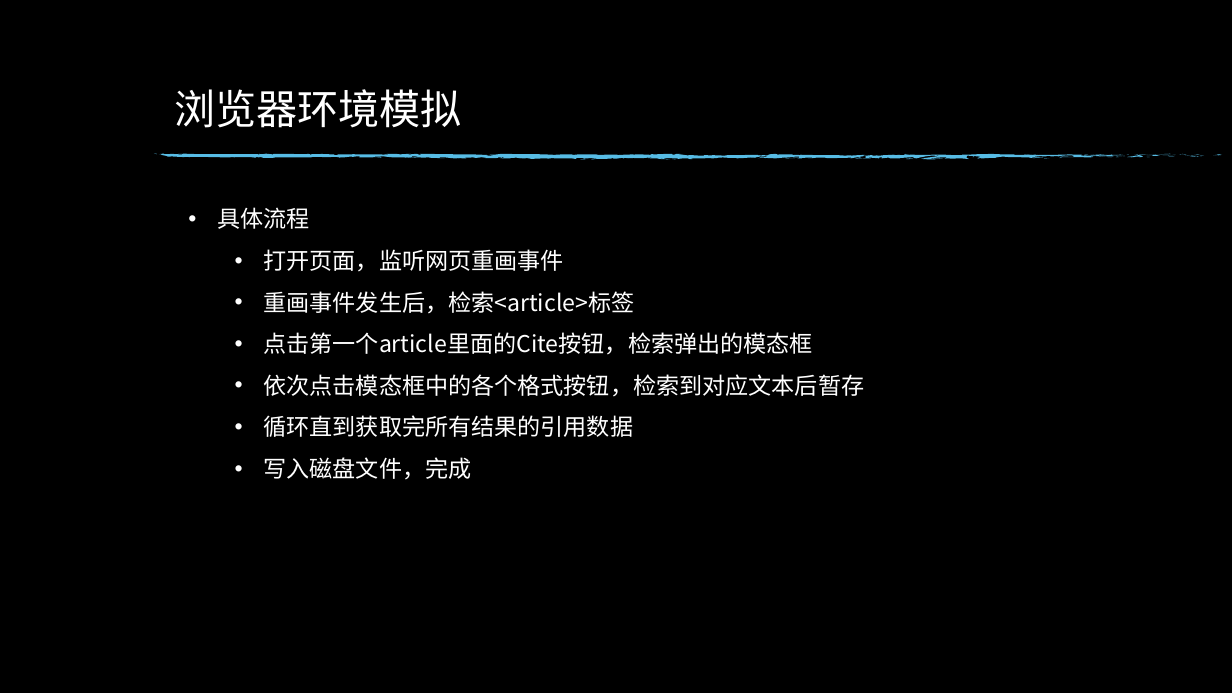
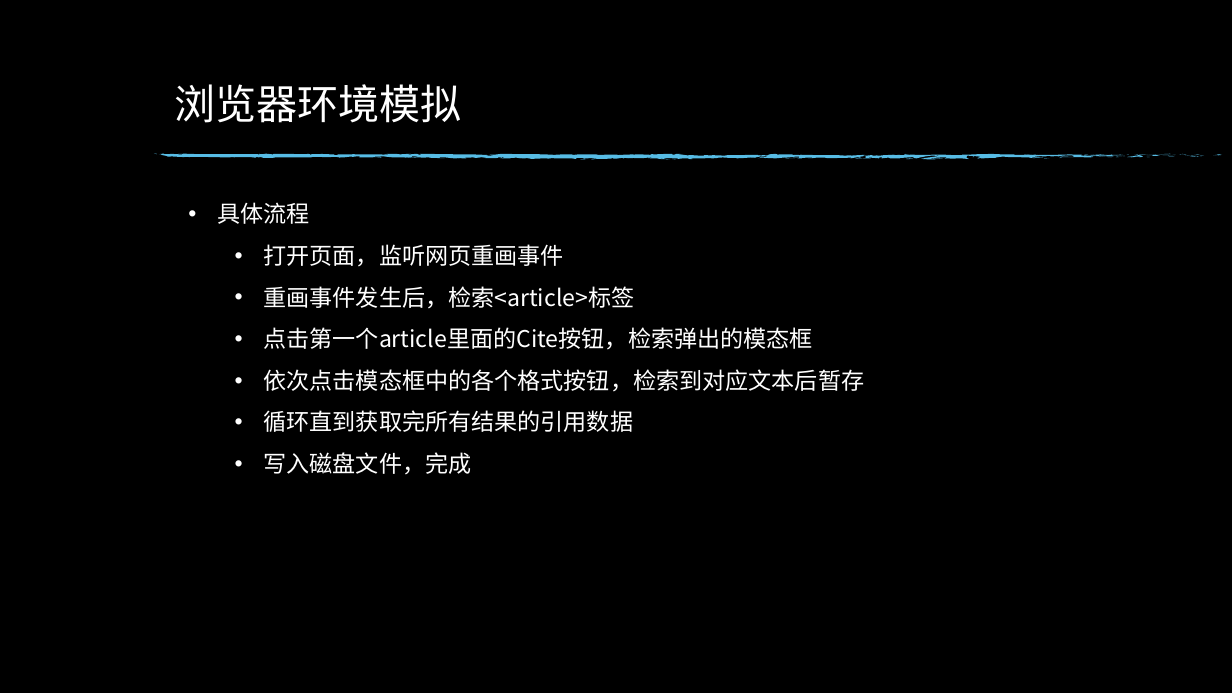
Before and after one commit to luminocean/cloud-computing, a slide deck: slide 5 of homework/实践1.pptx. Drawn at 1232x693 pixels with LibreOffice and Linux fonts; fonts in the diff are those of the drawing; background and template pictures are left out. Boxes give left, top, right and bottom in pixels: in the first picture for what was removed or moved away, otherwise in the second. Text is boxed around its words. In the diff, an @@ line names an element or a change of style, - is before the commit and + after.

```diff
--- a/homework/实践1.pptx
+++ b/homework/实践1.pptx
@@ title "浏览器环境模拟": place and size @@
-title "浏览器环境模拟" at bbox=[174, 89, 462, 128]
+title "浏览器环境模拟" at bbox=[174, 84, 462, 123]
@@ text "具体流程": place and size @@
-text "具体流程" at bbox=[217, 207, 864, 480]
+text "具体流程" at bbox=[217, 202, 864, 475]
```
Also in this commit, not shown: 6 other slides changed, 2 slides added.
